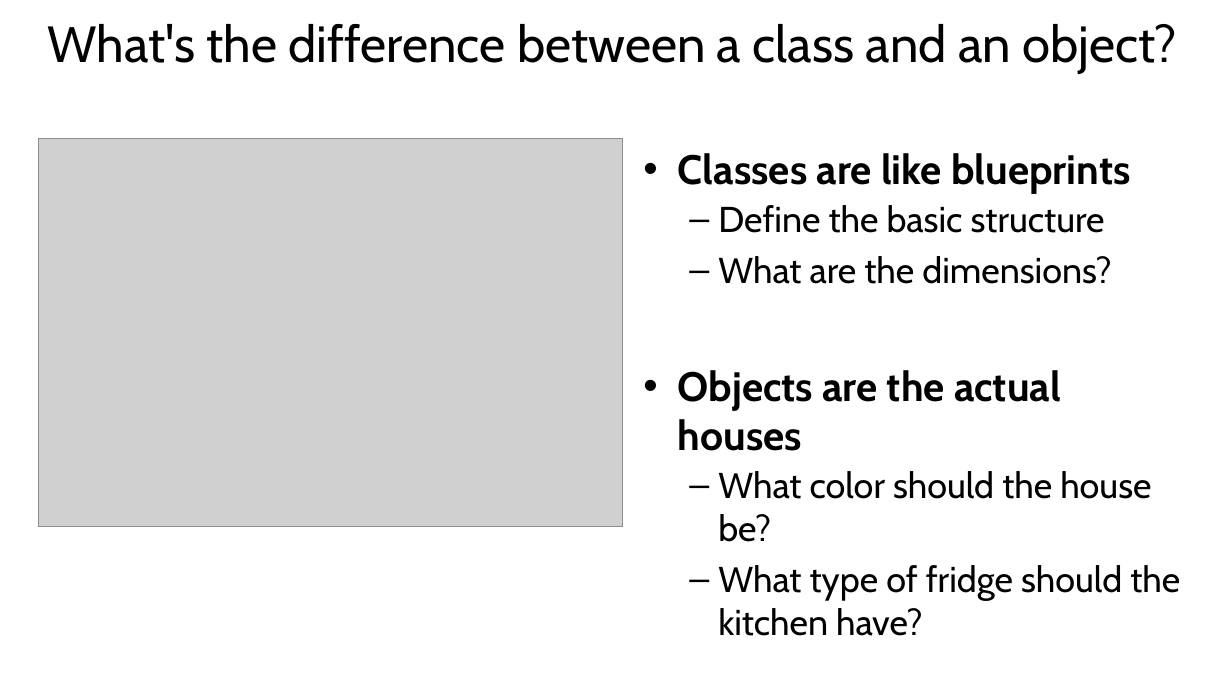
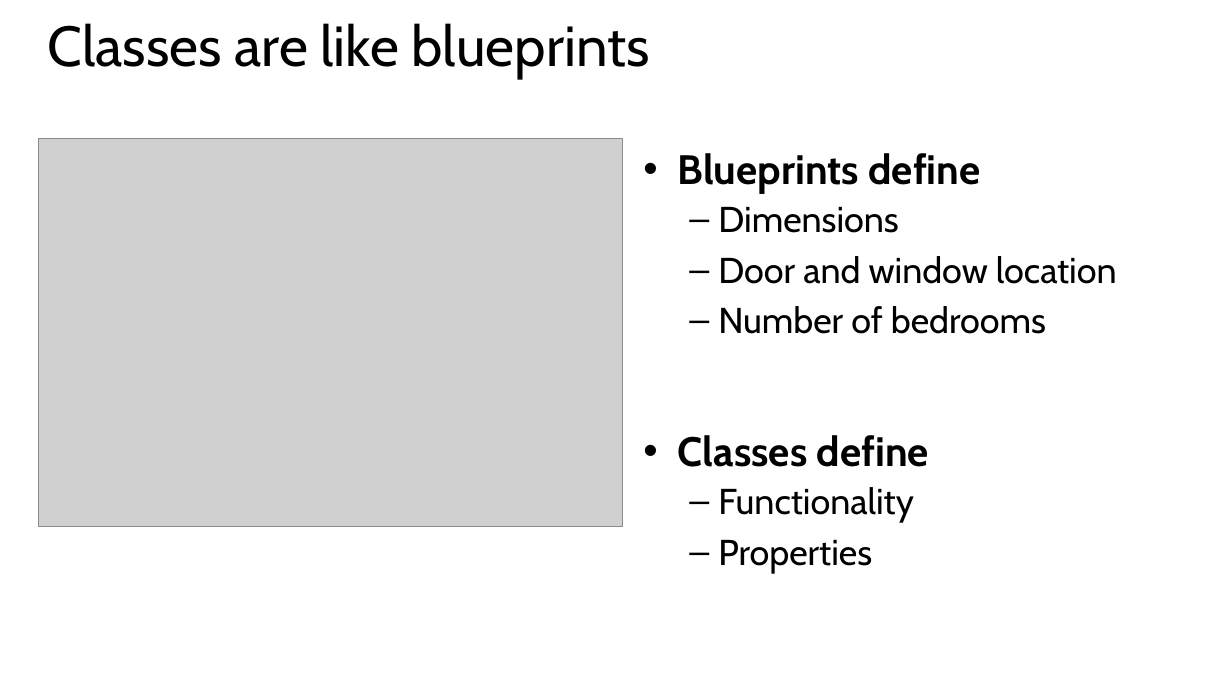
Before and after one commit to mkscala/AdvancedFlask, a slide deck: slide 10 of Slides/Module 2 - Object Oriented Programming.pptx. Drawn at 1232x693 pixels with LibreOffice and Linux fonts; fonts in the diff are those of the drawing; grey boxes stand for pictures. Boxes give left, top, right and bottom in pixels: in the first picture for what was removed or moved away, otherwise in the second. Text is boxed around its words. In the diff, an @@ line names an element or a change of style, - is before the commit and + after.

Commit message:
Slides

```diff
--- a/Slides/Module 2 - Object Oriented Programming.pptx
+++ b/Slides/Module 2 - Object Oriented Programming.pptx
@@ title at box(48, 23, 650, 79): text changed; size 39.6 to 44 pt @@
-What's the difference between a class and an object?
+Classes are like blueprints
@@ text at box(678, 153, 1117, 573): text changed @@
-• Classes are like blueprints
-  – Define the basic structure
-  – What are the dimensions?
-• Objects are the actual houses
-  – What color should the house be?
-  – What type of fridge should the kitchen have?
+• Blueprints define
+  – Dimensions
+  – Door and window location
+  – Number of bedrooms
+• Classes define
+  – Functionality
+  – Properties
```
Also in this commit, not shown: 9 other slides changed, 5 slides added, 3 other files.
